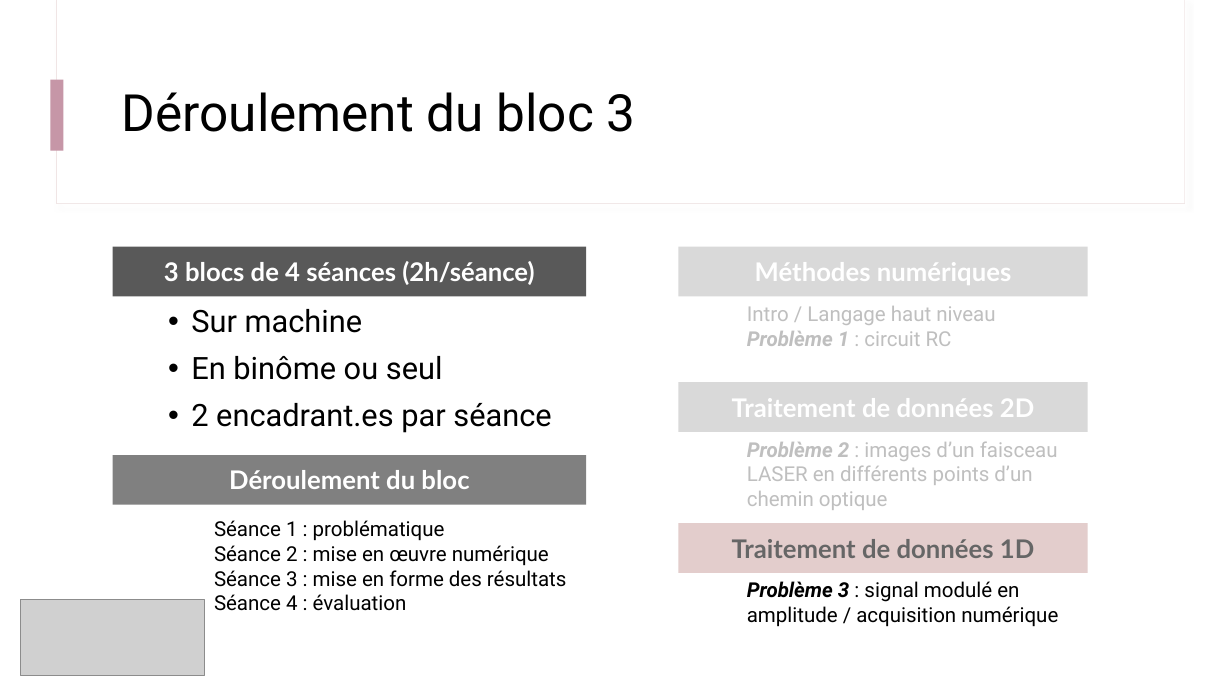
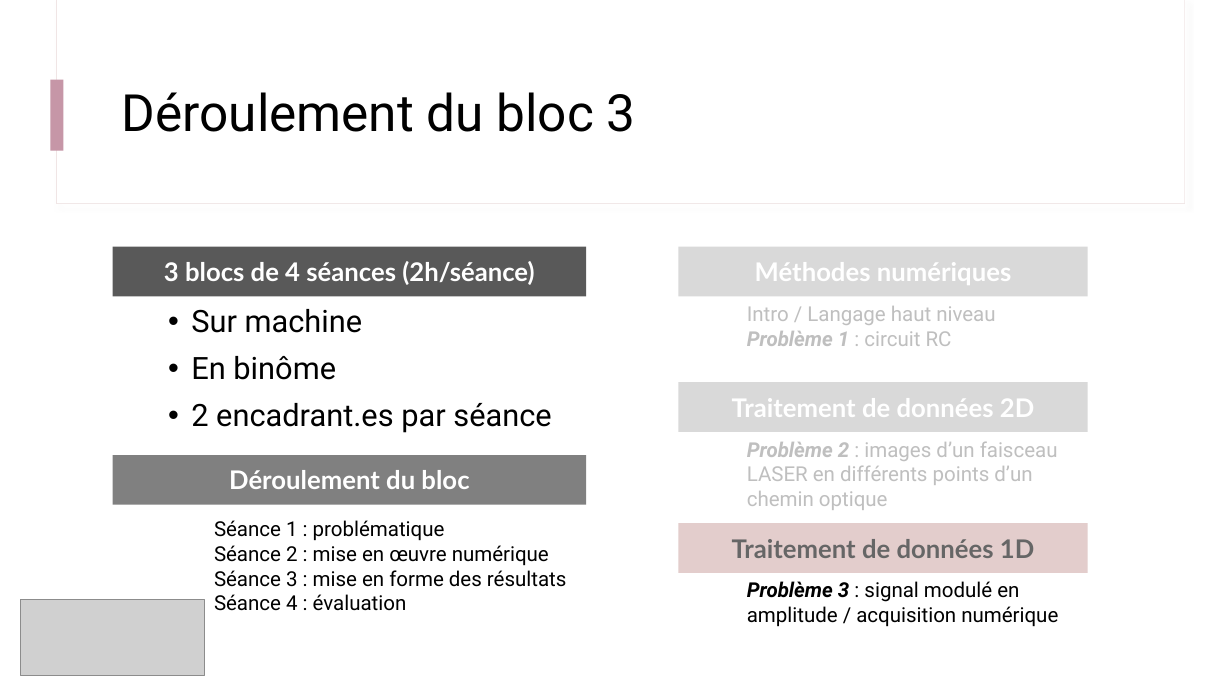
Before and after one commit to IOGS-Digital-Methods/semester-5, a slide deck: slide 2 of ONIP/onip_b3_traitement_1D/B3_0_Deroulement.pptx. Drawn at 1232x693 pixels with LibreOffice and Linux fonts; fonts in the diff are those of the drawing; grey boxes stand for pictures. Boxes give left, top, right and bottom in pixels: in the first picture for what was removed or moved away, otherwise in the second. Text is boxed around its words. In the diff, an @@ line names an element or a change of style, - is before the commit and + after.

Commit message:
Update ONIP Bloc3

```diff
--- a/ONIP/onip_b3_traitement_1D/B3_0_Deroulement.pptx
+++ b/ONIP/onip_b3_traitement_1D/B3_0_Deroulement.pptx
@@ text at [191, 356, 336, 380]: text changed @@
-  • En binôme ou seul
+  • En binôme
```
Also in this commit, not shown: 2 other slides changed, 4 slides added, 1 other file.
